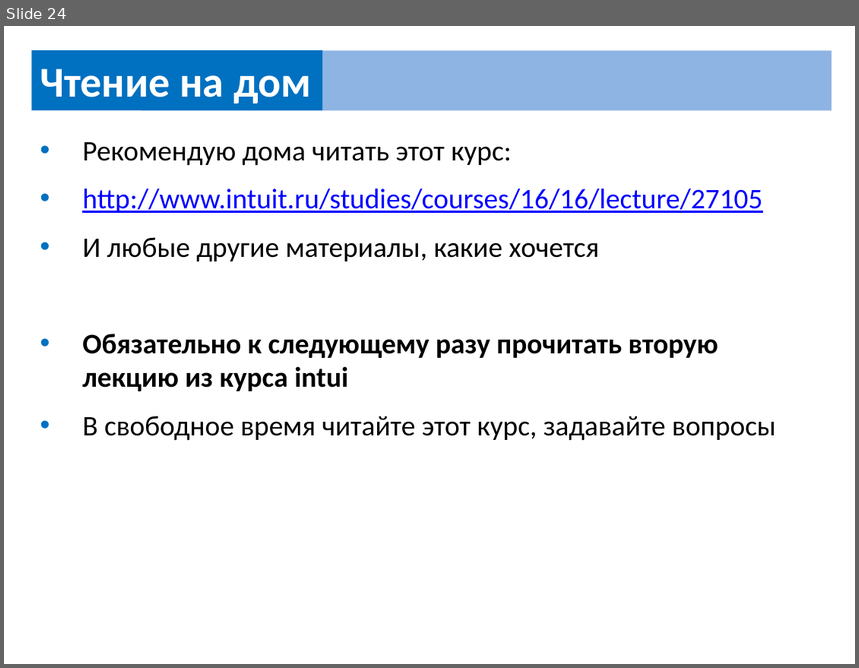
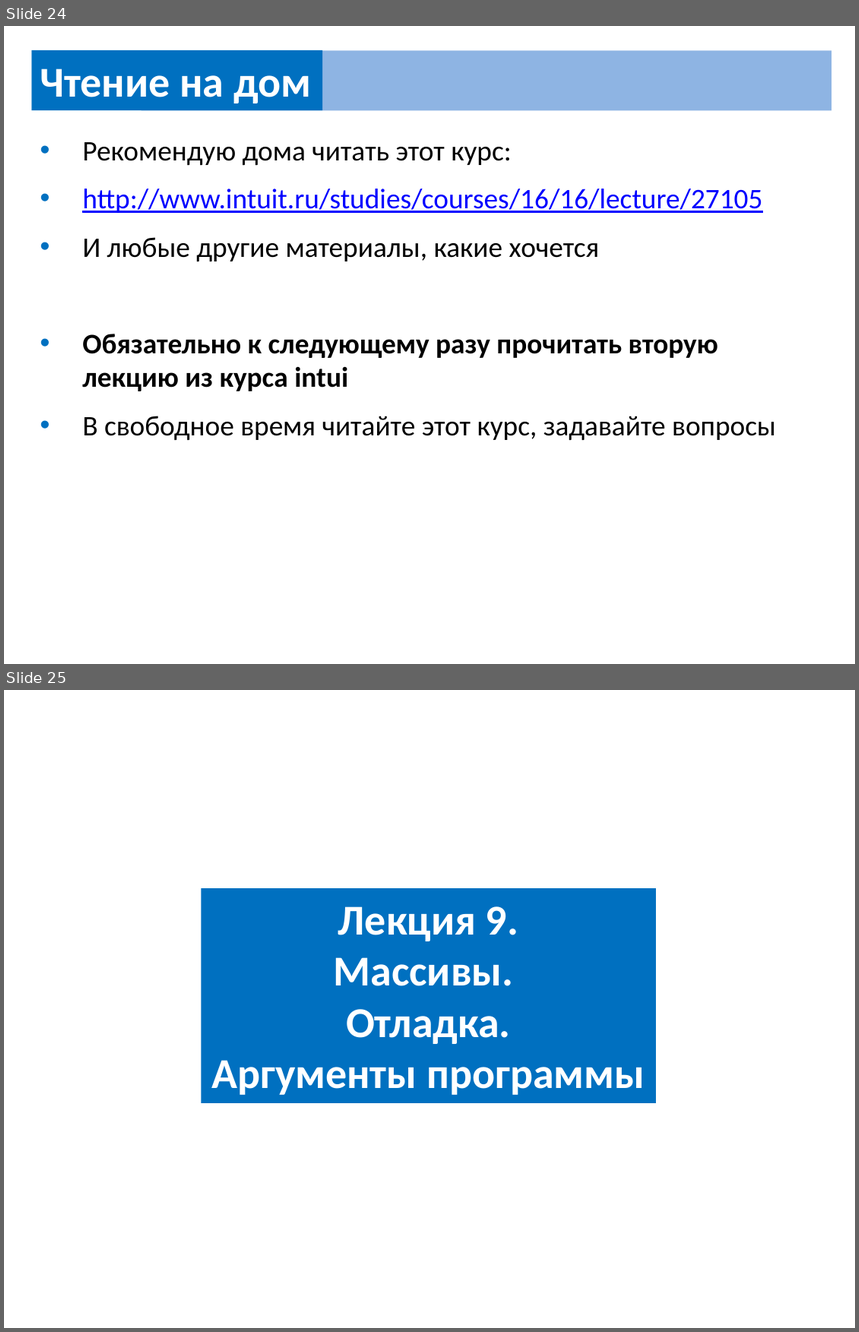
Before and after one commit to UsovaAnna/lesson, a slide deck: src/home/home_work.pptx. Shown one above the other, each under a label of ours: slide 24 before the commit, slides 24 and 25 after it. The pictures are 859x668 and 859x1332 pixels, drawn with LibreOffice and Linux fonts; fonts in the diff are those of the drawing. Boxes give left, top, right and bottom in pixels: in the first picture for what was removed or moved away, otherwise in the second. Text is boxed around its words. In the diff, an @@ line names an element or a change of style, - is before the commit and + after.

```diff
--- a/src/home/home_work.pptx
+++ b/src/home/home_work.pptx
@@ slide 25 added at (4,690,855,1328), background #FFFFFF @@
@@ rectangle added at (202,888,656,1103), fill #0070C0, 36 pt, text #FFFFFF, bold @@
+Лекция 9.
+Массивы.
+Отладка.
+Аргументы программы
```
Also in this commit, not shown: 3 other slides added, 1 other file.
